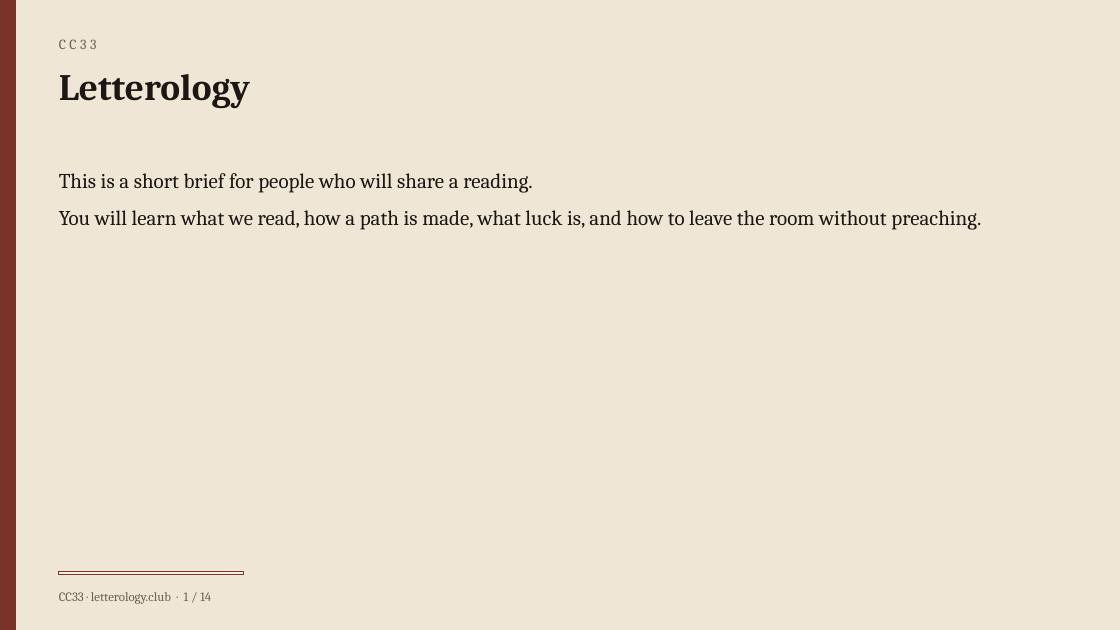
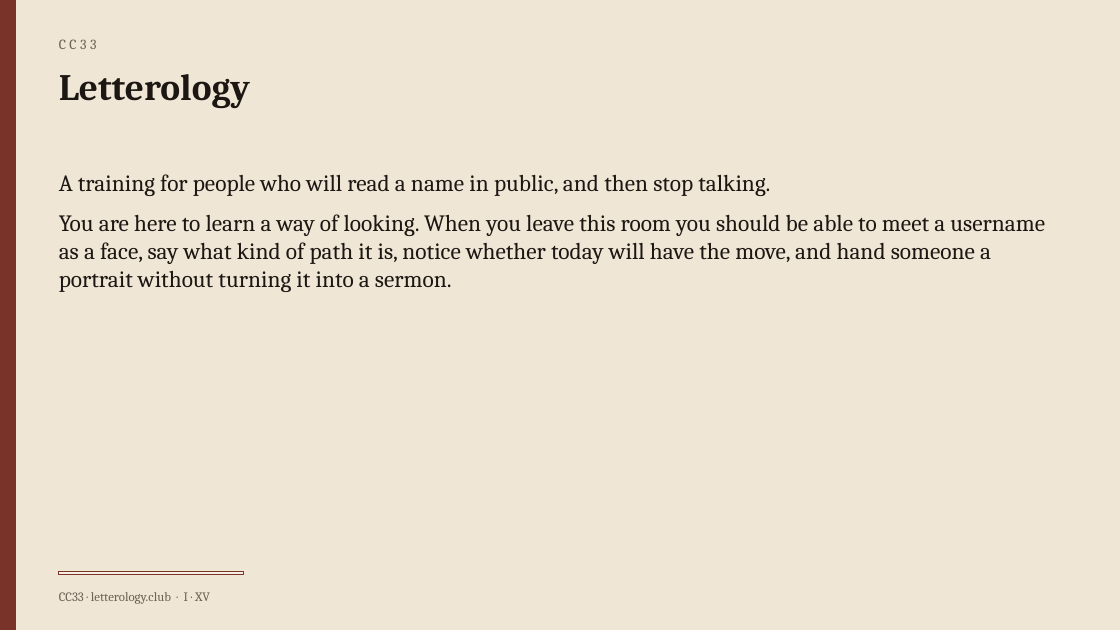
Before and after one commit to ImperialDave/Letterology-Calculator, a slide deck: slide 1 of public/brief.pptx. Drawn at 1120x630 pixels with LibreOffice and Linux fonts; fonts in the diff are those of the drawing. Boxes give left, top, right and bottom in pixels: in the first picture for what was removed or moved away, otherwise in the second. Text is boxed around its words. In the diff, an @@ line names an element or a change of style, - is before the commit and + after.

Commit message:
Grade the portrait A+ to F and rebuild the quiz as a fifty-item inventory.
The Brief writes quantities as Romans and says what a Letter brain is. The test shuffles sides, scores ten aspects on their own, and keeps the Letter-brain mark separate from the seats.

```diff
--- a/public/brief.pptx
+++ b/public/brief.pptx
@@ text at [59,174,1045,292]: text changed; size 18 to 20 pt @@
-This is a short brief for people who will share a reading.
-You will learn what we read, how a path is made, what luck is, and how to leave the room without preaching.
+A training for people who will read a name in public, and then stop talking.
+You are here to learn a way of looking. When you leave this room you should be able to meet a username as a face, say what kind of path it is, notice whether today will have the move, and hand someone a portrait without turning it into a sermon.
@@ text at [59,592,210,604]: text changed @@
-CC33 · letterology.club · 1 / 14
+CC33 · letterology.club · I · XV
```
Also in this commit, not shown: 13 other slides changed, 1 slide added, 15 other files.
